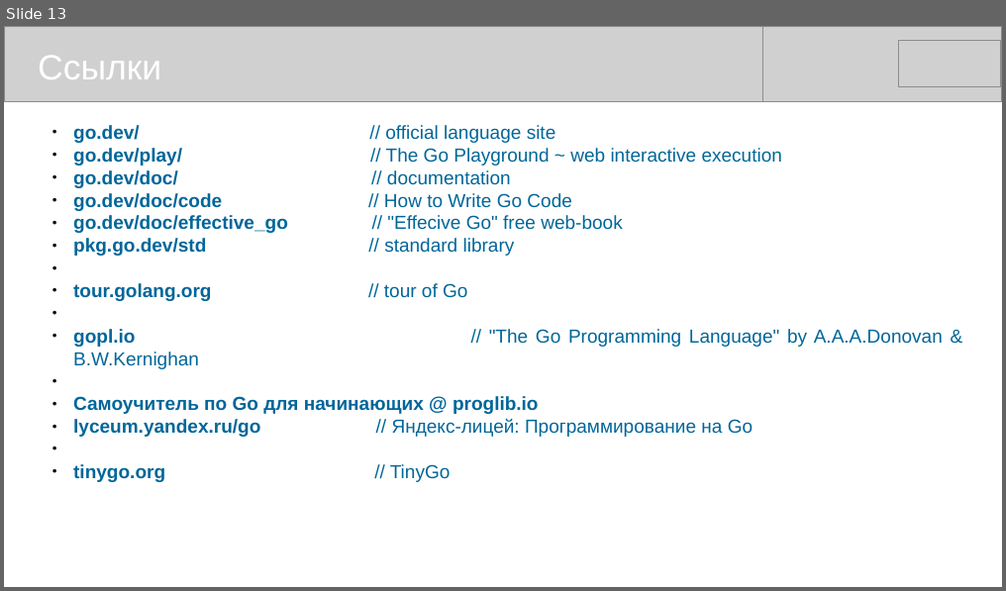
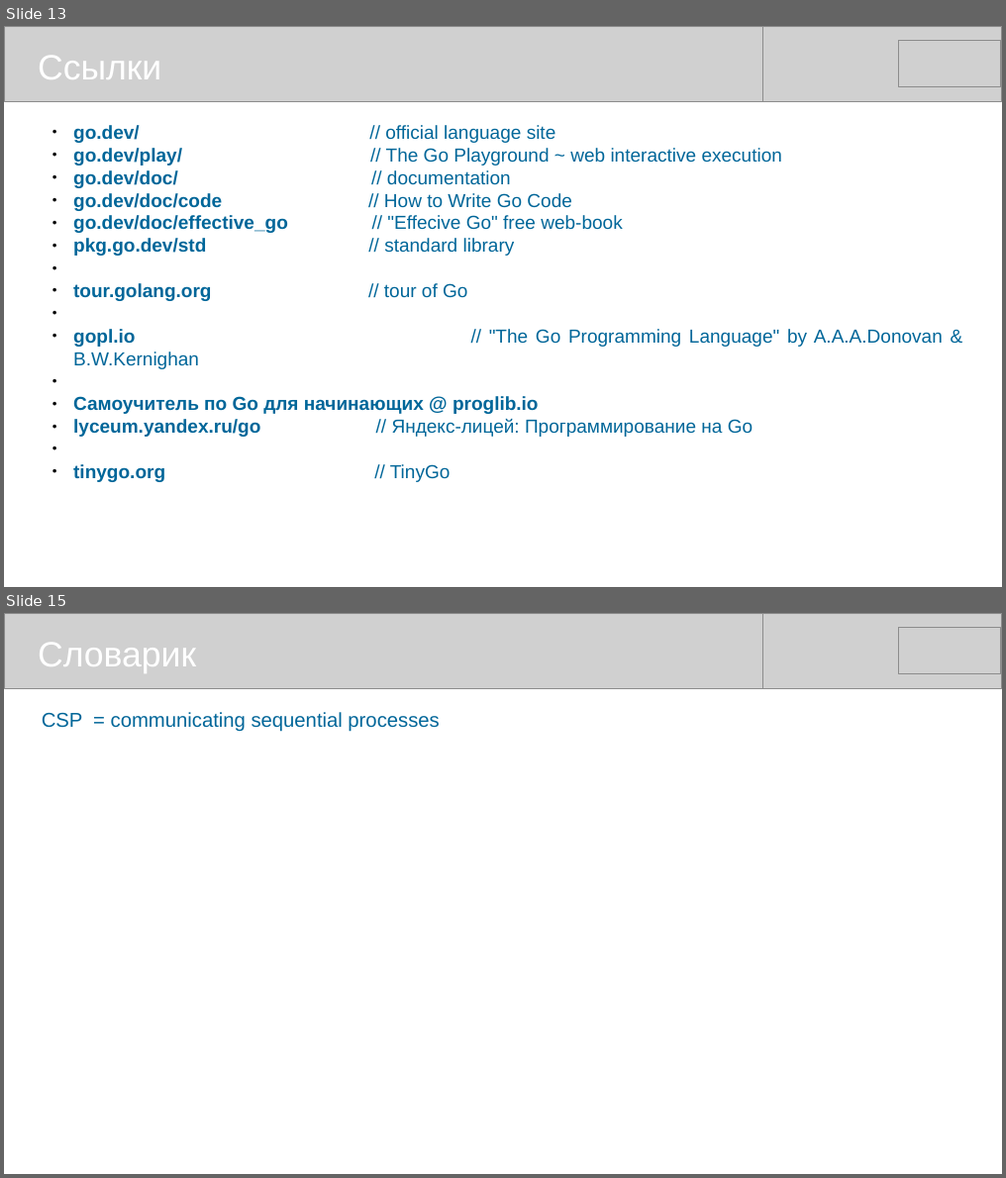
Before and after one commit to mike-shock/Go_language, a slide deck: Go_Intro.odp. Shown one above the other, each under a label of ours: slide 13 before the commit, slides 13 and 15 after it; the slides between them are not shown. The pictures are 1006x591 and 1006x1178 pixels, drawn with LibreOffice and Linux fonts; fonts in the diff are those of the drawing; grey boxes stand for pictures. Boxes give left, top, right and bottom in pixels: in the first picture for what was removed or moved away, otherwise in the second. Text is boxed around its words. In the diff, an @@ line names an element or a change of style, - is before the commit and + after.

```diff
--- a/Go_Intro.odp
+++ b/Go_Intro.odp
@@ slide 15 added at (4,613,1002,1174), background #FFFFFF @@
@@ picture added at (4,613,763,688) @@
@@ picture added at (243,613,1002,688) @@
@@ picture added at (899,628,1001,674) @@
@@ text added at (38,643,196,673), 28 pt, text #FFFFFF @@
+Словарик
@@ text added at (42,712,439,732), 16 pt, text #006699 @@
+CSP = communicating sequential processes
```
Also in this commit, not shown: 4 slides changed, 1 slide removed.
